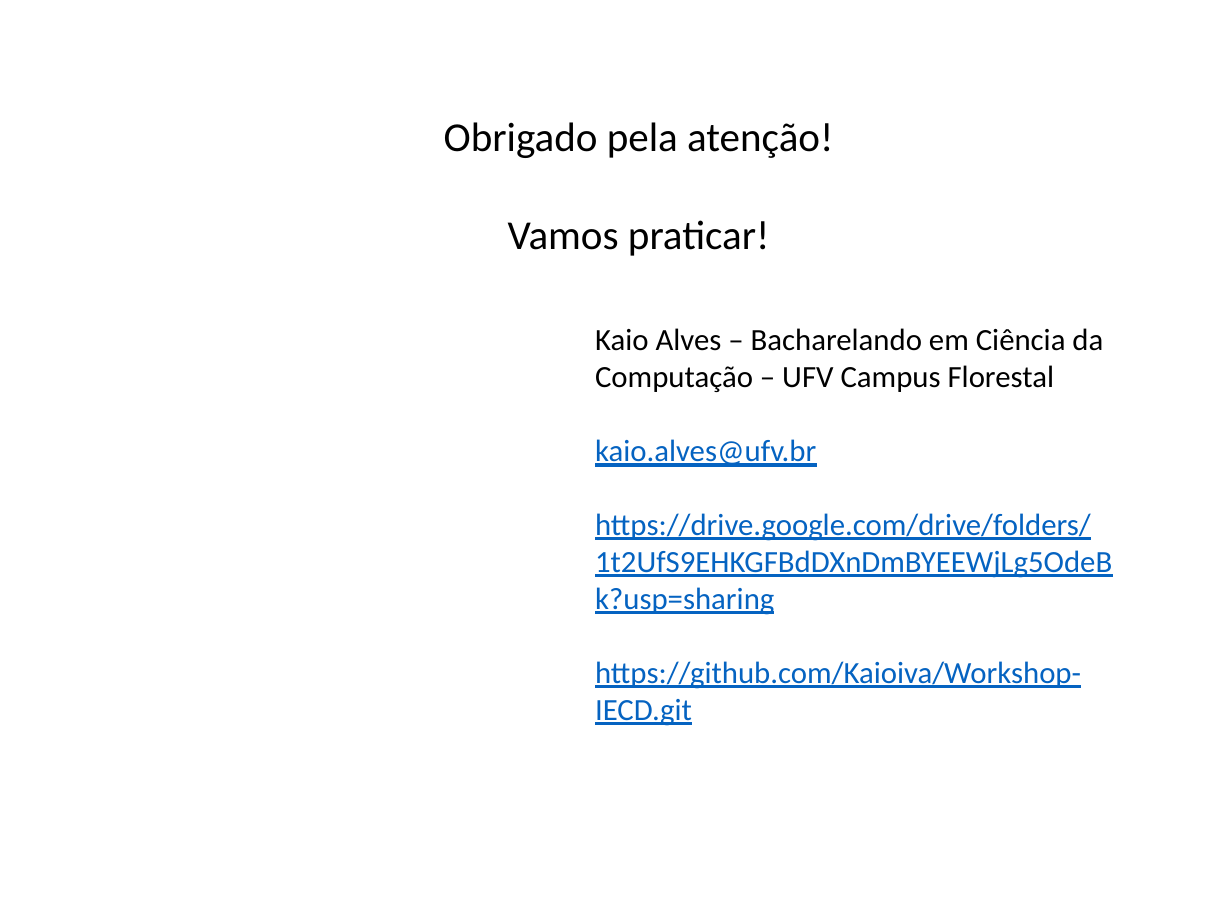
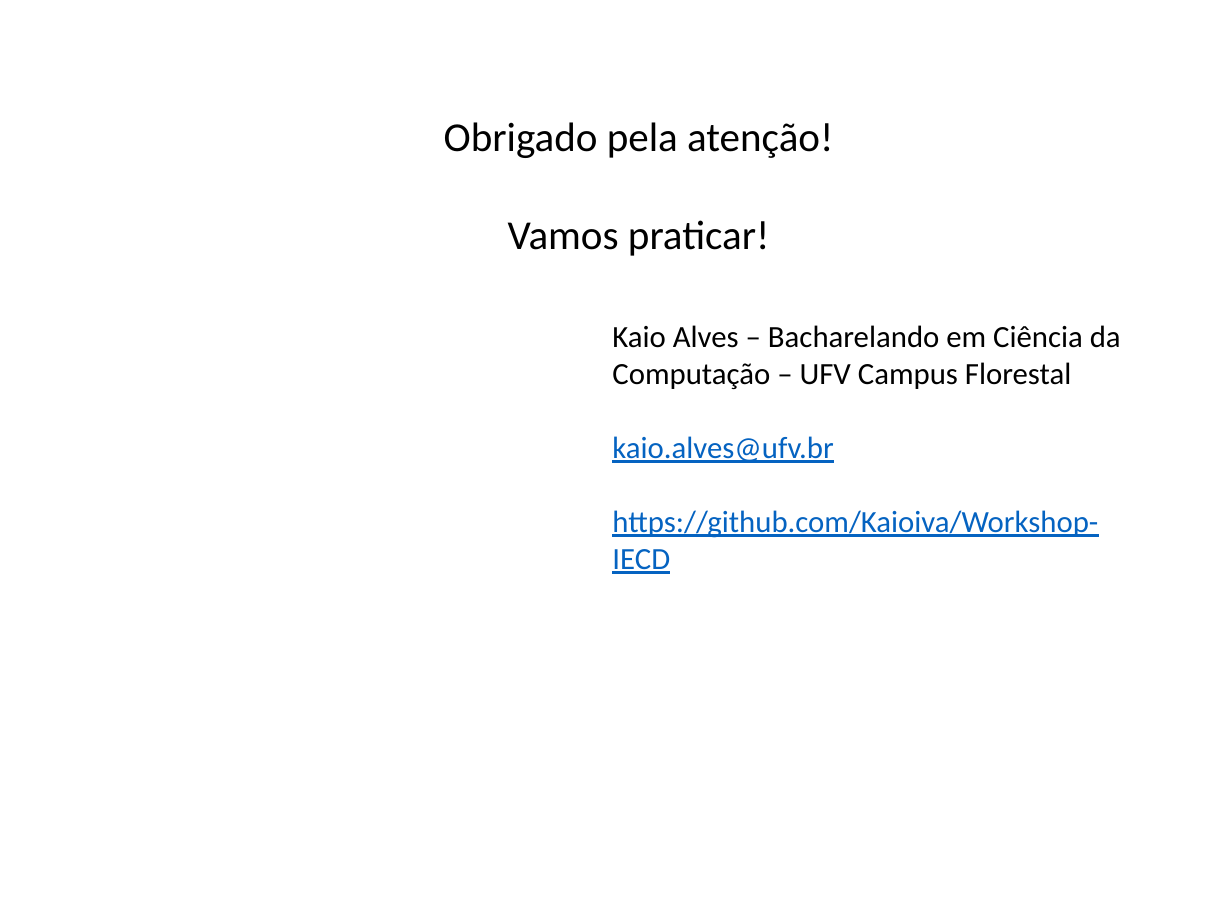
Before and after one commit to Kaioiva/Workshop-IECD, a slide deck: slide 14 of apresentacaoWorkshop.pptx. Drawn at 1232x924 pixels with LibreOffice and Linux fonts; fonts in the diff are those of the drawing; background and template pictures are left out. Boxes give left, top, right and bottom in pixels: in the first picture for what was removed or moved away, otherwise in the second. Text is boxed around its words. In the diff, an @@ line names an element or a change of style, - is before the commit and + after.

```diff
--- a/apresentacaoWorkshop.pptx
+++ b/apresentacaoWorkshop.pptx
@@ text "Kaio Alves – Bacharelando em ...": place and size @@
-text "Kaio Alves – Bacharelando em ..." at <box>595,328,1103,726</box>
+text "Kaio Alves – Bacharelando em ..." at <box>612,325,1121,574</box>
@@ text at <box>612,510,1098,574</box>: text changed @@
-https://drive.google.com/drive/folders/1t2UfS9EHKGFBdDXnDmBYEEWjLg5OdeBk?usp=sharing
-https://github.com/Kaioiva/Workshop-IECD.git
+https://github.com/Kaioiva/Workshop-IECD
```
Also in this commit, not shown: 2 other slides changed.
